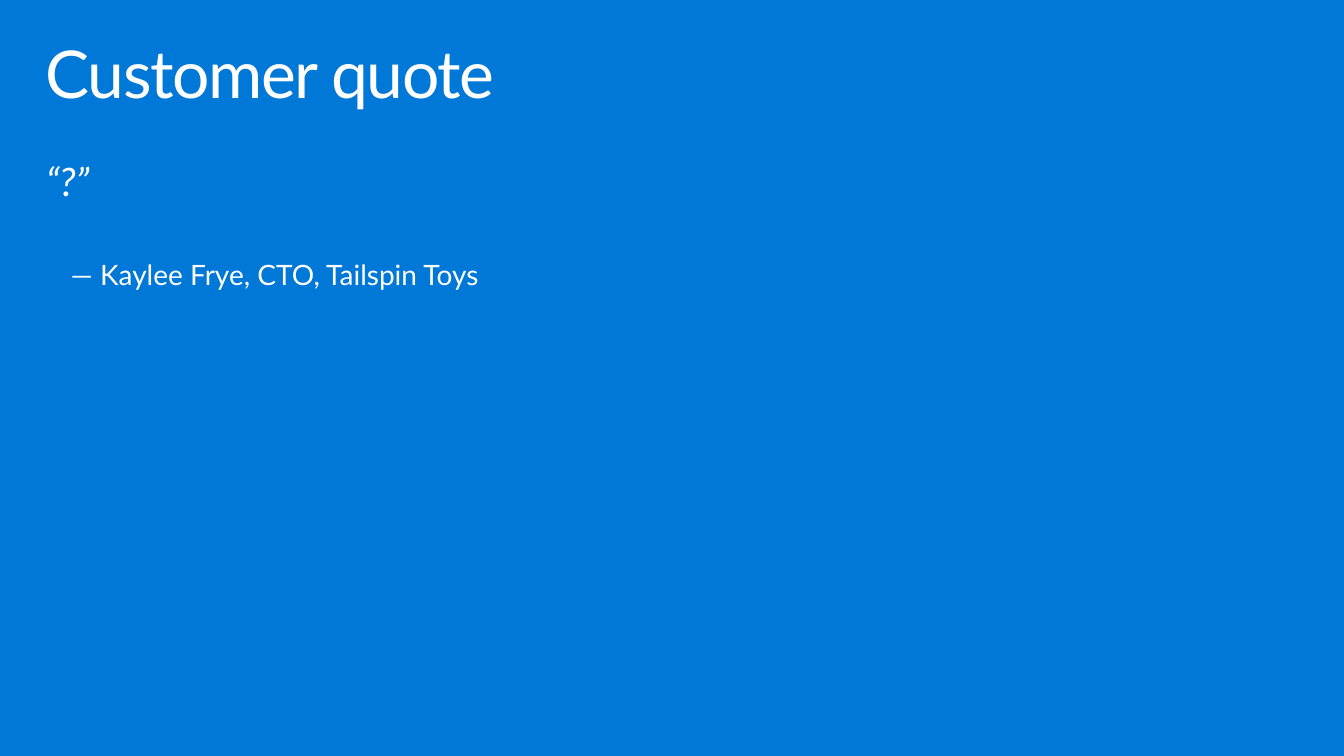
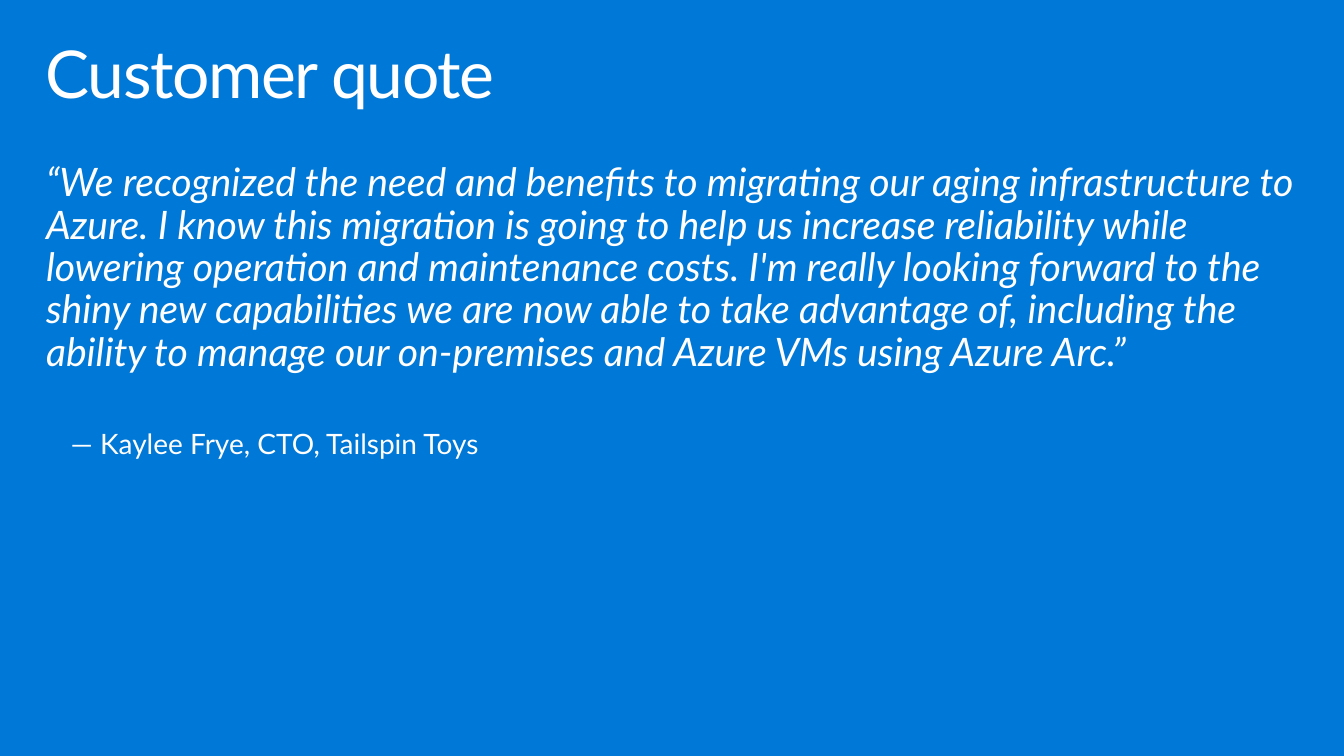
Before and after one commit to solliancenet/-Building-the-business-migration-case-with-Windows-Server-and-SQL-Server, a slide deck: slide 25 of Whiteboard design session/WDS trainer presentation - Building the business migration case with Windows Server and SQL Server.pptx (slide 21 before the commit). Drawn at 1344x756 pixels with LibreOffice and Linux fonts; fonts in the diff are those of the drawing. Boxes give left, top, right and bottom in pixels: in the first picture for what was removed or moved away, otherwise in the second. Text is boxed around its words. In the diff, an @@ line names an element or a change of style, - is before the commit and + after.

```diff
--- a/Whiteboard design session/WDS trainer presentation - Building the business migration case with Windows Server and SQL Server.pptx
+++ b/Whiteboard design session/WDS trainer presentation - Building the business migration case with Windows Server and SQL Server.pptx
@@ text at [46,166,1294,373]: text changed @@
-“?”
+“We recognized the need and benefits to migrating our aging infrastructure to Azure. I know this migration is going to help us increase reliability while lowering operation and maintenance costs. I'm really looking forward to the shiny new capabilities we are now able to take advantage of, including the ability to manage our on-premises and Azure VMs using Azure Arc.”
```
Also in this commit, not shown: 1 other slide changed, 4 slides added, 1 other file.
